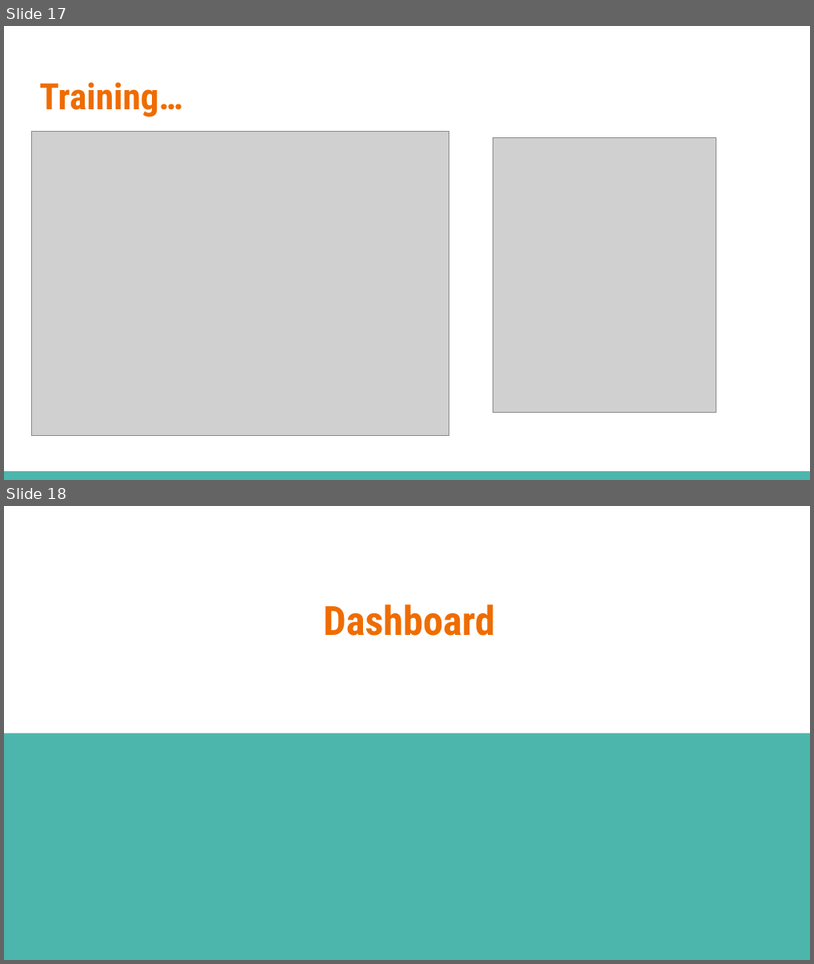
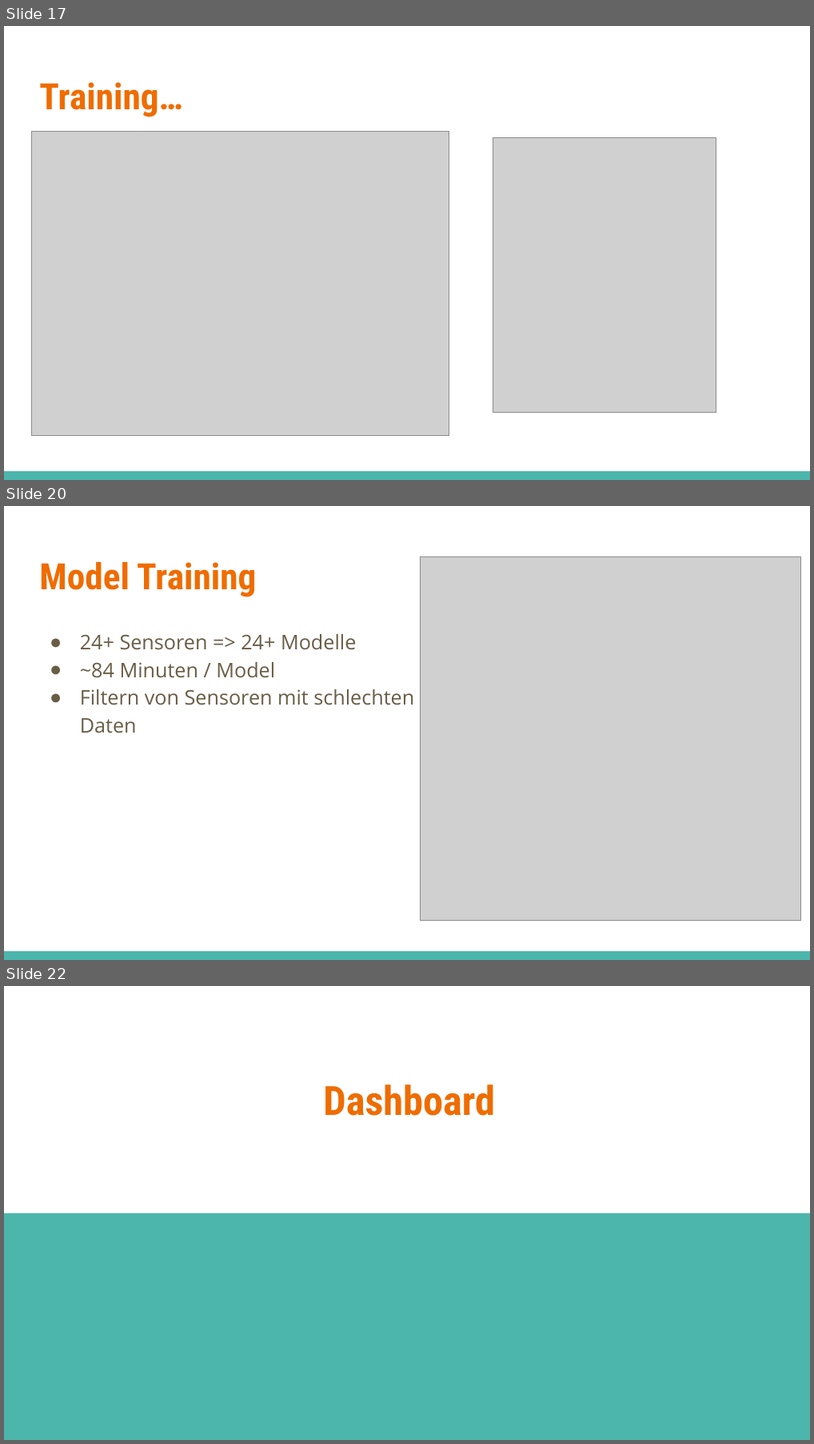
Before and after one commit to turulix/Umweltmonitoring-Projekt, a slide deck: Umweltmonitoring.pptx. Shown one above the other, each under a label of ours: slides 17 and 18 before the commit, slides 17, 20 and 22 after it; the slides between them are not shown. The pictures are 814x964 and 814x1444 pixels, drawn with LibreOffice and Linux fonts; fonts in the diff are those of the drawing; grey boxes stand for pictures. Boxes give left, top, right and bottom in pixels: in the first picture for what was removed or moved away, otherwise in the second. Text is boxed around its words. In the diff, an @@ line names an element or a change of style, - is before the commit and + after.

```diff
--- a/Umweltmonitoring.pptx
+++ b/Umweltmonitoring.pptx
@@ slide 20 added at [4, 506, 810, 960], background #FFFFFF; not listed: 1 template element that a slide beside it also shows @@
@@ title added at [39, 562, 256, 597], 32.4 pt, text #EF6C00, bold @@
+Model Training
@@ picture added at [421, 557, 802, 920] @@
@@ text added at [80, 634, 414, 733], 18 pt, text #695D46 @@
+● 24+ Sensoren => 24+ Modelle
+● ~84 Minuten / Model
+● Filtern von Sensoren mit schlechten Daten
@@ what was slide 18 is now slide 22 @@
```
Also in this commit, not shown: 2 slides changed, 3 other slides added, 1 other file.
